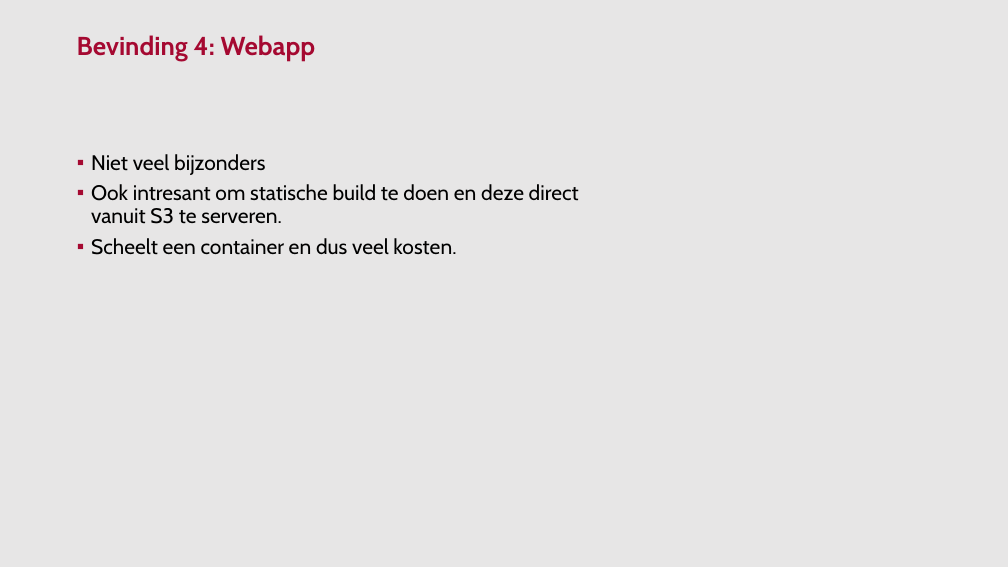
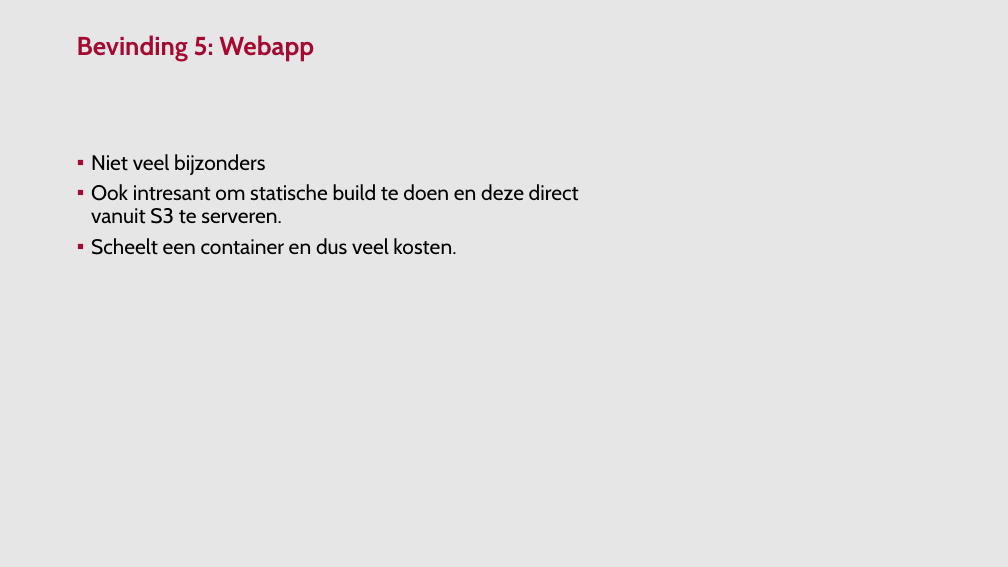
Before and after one commit to GemeenteNijmegen/um-demo, a slide deck: slide 14 of docs/Opzet en bevindingen.pptx. Drawn at 1008x567 pixels with LibreOffice and Linux fonts; fonts in the diff are those of the drawing; background and template pictures are left out. Boxes give left, top, right and bottom in pixels: in the first picture for what was removed or moved away, otherwise in the second. Text is boxed around its words. In the diff, an @@ line names an element or a change of style, - is before the commit and + after.

```diff
--- a/docs/Opzet en bevindingen.pptx
+++ b/docs/Opzet en bevindingen.pptx
@@ text at [77,35,314,61]: text changed @@
-Bevinding 4: Webapp
+Bevinding 5: Webapp
```
Also in this commit, not shown: 1 other slide changed, 3 other files.
